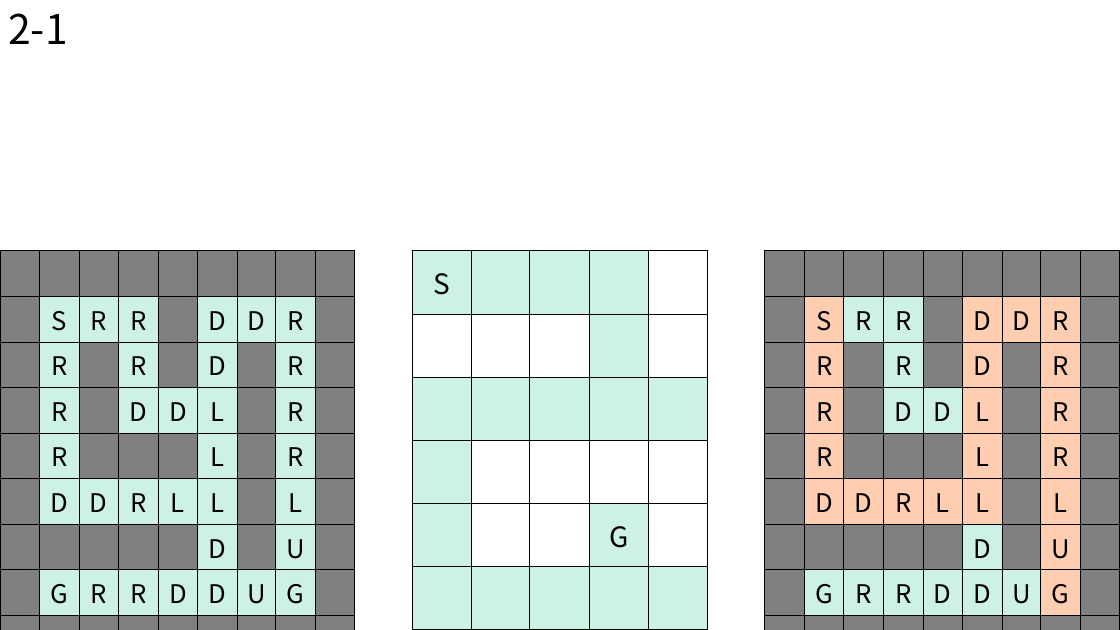
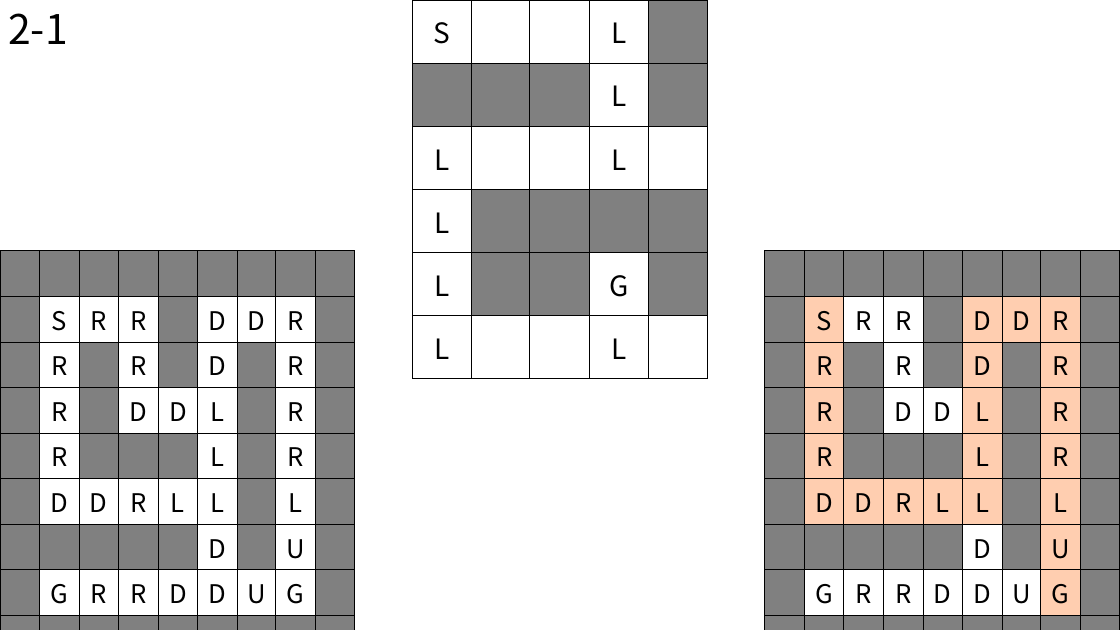
Before and after one commit to BSF0124/Brain-Control, a slide deck: slide 11 of etc/레벨디자인.pptx. Drawn at 1120x630 pixels with LibreOffice and Linux fonts; fonts in the diff are those of the drawing. Boxes give left, top, right and bottom in pixels: in the first picture for what was removed or moved away, otherwise in the second. Text is boxed around its words. In the diff, an @@ line names an element or a change of style, - is before the commit and + after.

```diff
--- a/etc/레벨디자인.pptx
+++ b/etc/레벨디자인.pptx
@@ table at (x1=413, y1=0, x2=708, y2=379) @@
-row 1, column 4: 
+row 1, column 4: L
-row 2, column 4: 
+row 2, column 4: L
-row 3, column 1: 
+row 3, column 1: L
-row 3, column 4: 
+row 3, column 4: L
-row 4, column 1: 
+row 4, column 1: L
-row 5, column 1: 
+row 5, column 1: L
-row 6, column 1: 
+row 6, column 1: L
-row 6, column 4: 
+row 6, column 4: L
@@ fill #CDF2E4 to none in 10 cells @@
@@ fill #FFFFFF to #808080 in 12 cells @@
@@ table moved from (x1=413, y1=251, x2=708, y2=630) to (x1=413, y1=0, x2=708, y2=379) @@
@@ table at (x1=0, y1=251, x2=355, y2=630) @@
@@ fill #CDF2E4 to none in 33 cells @@
@@ table at (x1=765, y1=251, x2=1120, y2=630) @@
@@ fill #CDF2E4 to none in 12 cells @@
```
Also in this commit, not shown: 17 other slides changed.
